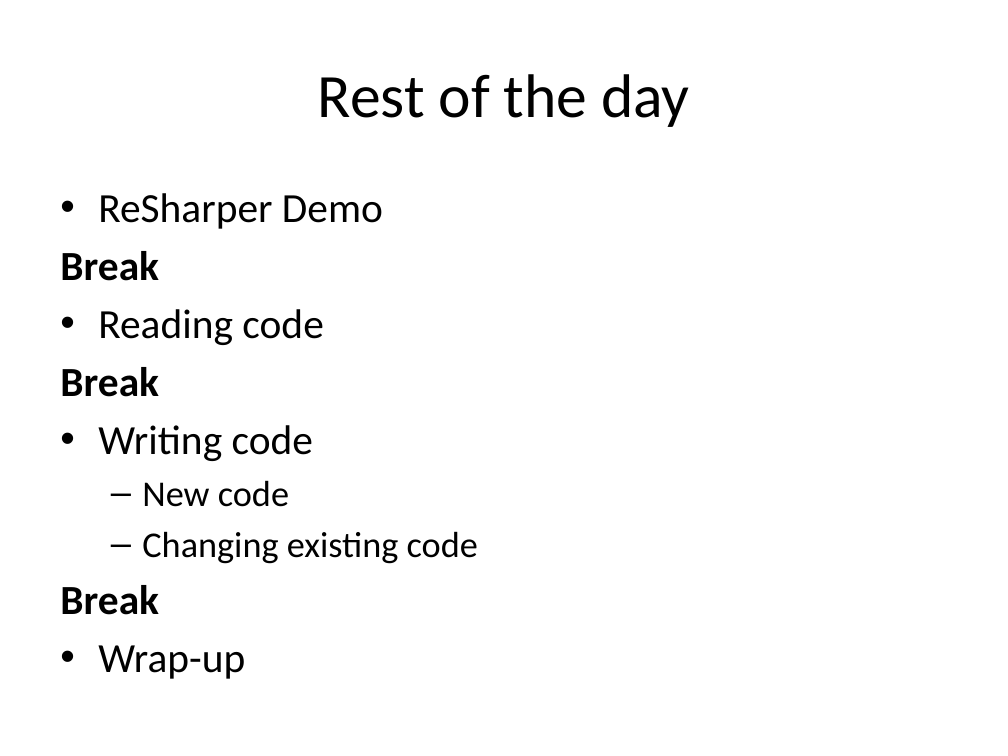
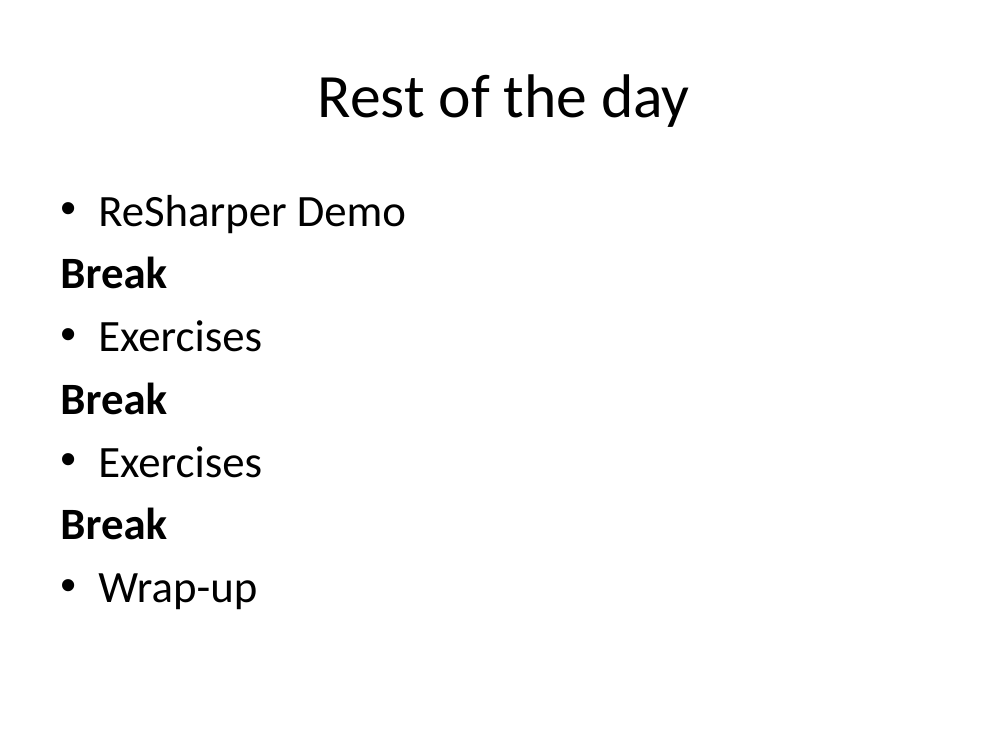
Before and after one commit to rasmuskl/ReSharperCourse, a slide deck: slide 20 of Presentations/1 - Introduction - ReSharper Course.pptx. Drawn at 1008x756 pixels with LibreOffice and Linux fonts; fonts in the diff are those of the drawing. Boxes give left, top, right and bottom in pixels: in the first picture for what was removed or moved away, otherwise in the second. Text is boxed around its words. In the diff, an @@ line names an element or a change of style, - is before the commit and + after.

```diff
--- a/Presentations/1 - Introduction - ReSharper Course.pptx
+++ b/Presentations/1 - Introduction - ReSharper Course.pptx
@@ text at (60,195,406,610): size 29.6 to 32 pt in "ReSharper Demo", "Break", "Break", "Break" and 1 more places @@
@@ text at (98,320,262,352): text changed; size 29.6 to 32 pt @@
-• Reading code
+• Exercises
@@ text at (98,446,262,478): text changed; size 25.9 to 32 pt @@
-• Writing code
-  – New code
-  – Changing existing code
+• Exercises
```
Also in this commit, not shown: 5 other slides changed, 4 other files.
